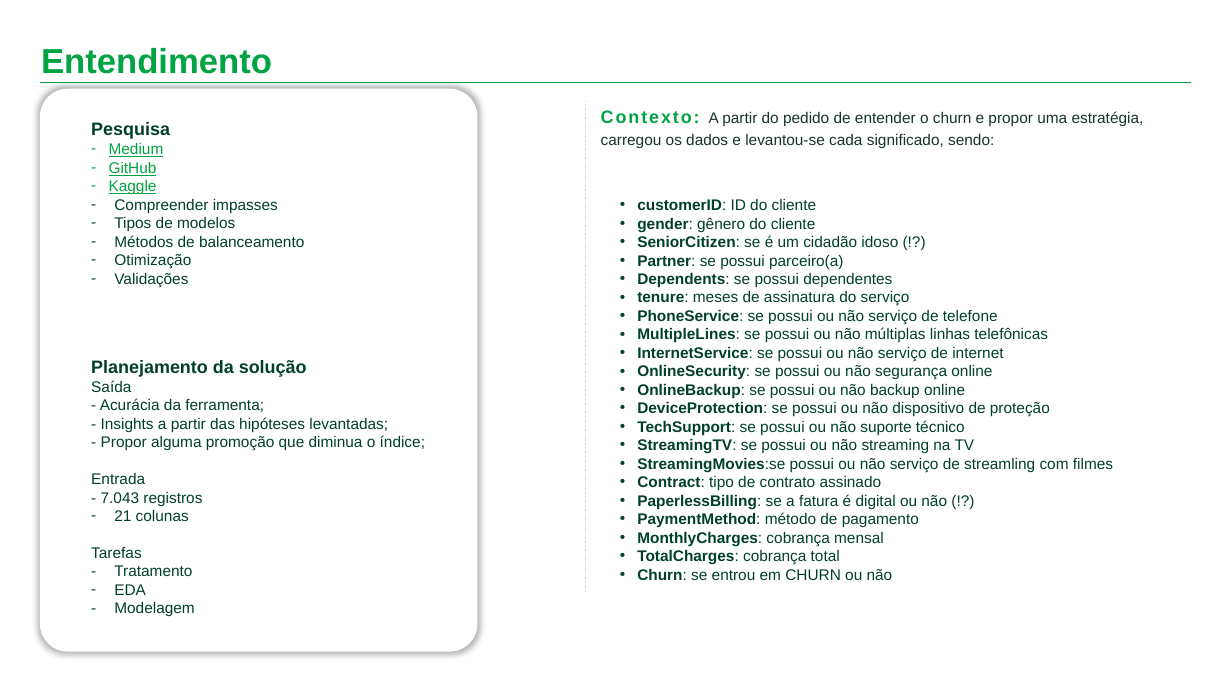
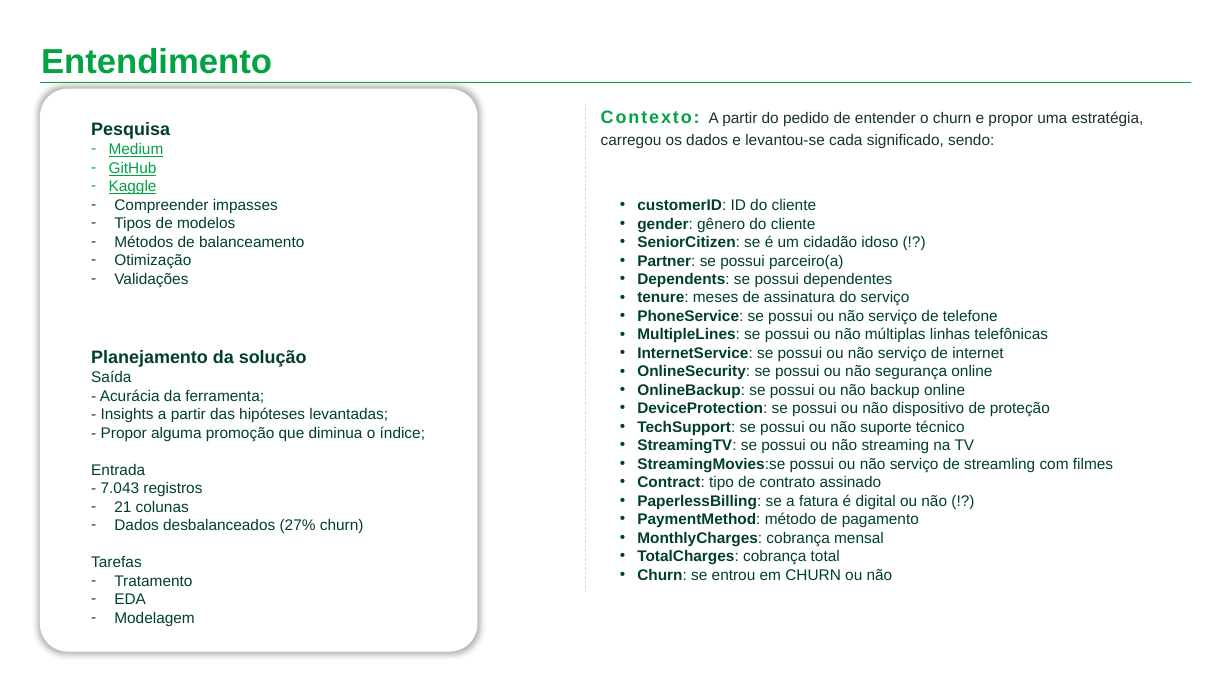
Before and after one commit to PedroPauloMR/a3data_churn, a slide deck: slide 3 of apresentacoes/20230730_a3data_churn.pptx. Drawn at 1232x693 pixels with LibreOffice and Linux fonts; fonts in the diff are those of the drawing. Boxes give left, top, right and bottom in pixels: in the first picture for what was removed or moved away, otherwise in the second. Text is boxed around its words. In the diff, an @@ line names an element or a change of style, - is before the commit and + after.

```diff
--- a/apresentacoes/20230730_a3data_churn.pptx
+++ b/apresentacoes/20230730_a3data_churn.pptx
@@ text at box(114, 518, 364, 533): paragraph added @@
+– Dados desbalanceados (27% churn)
```
Also in this commit, not shown: 1 other slide changed, 1 other file.
